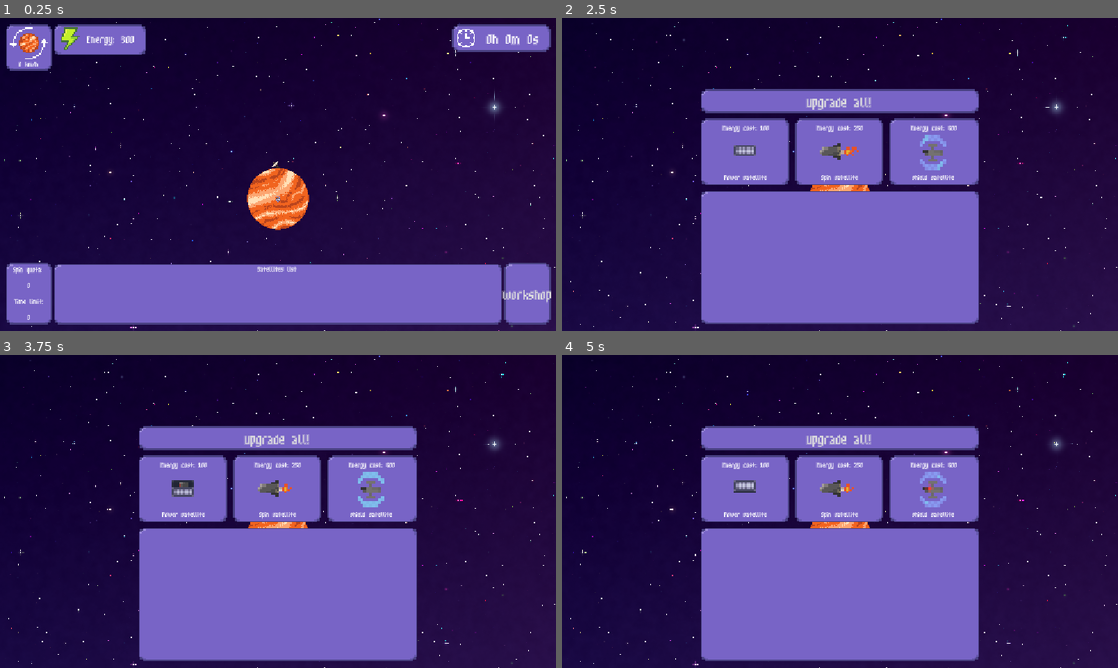
Above: before the commit, frames 1-4 (two rows, left to right).
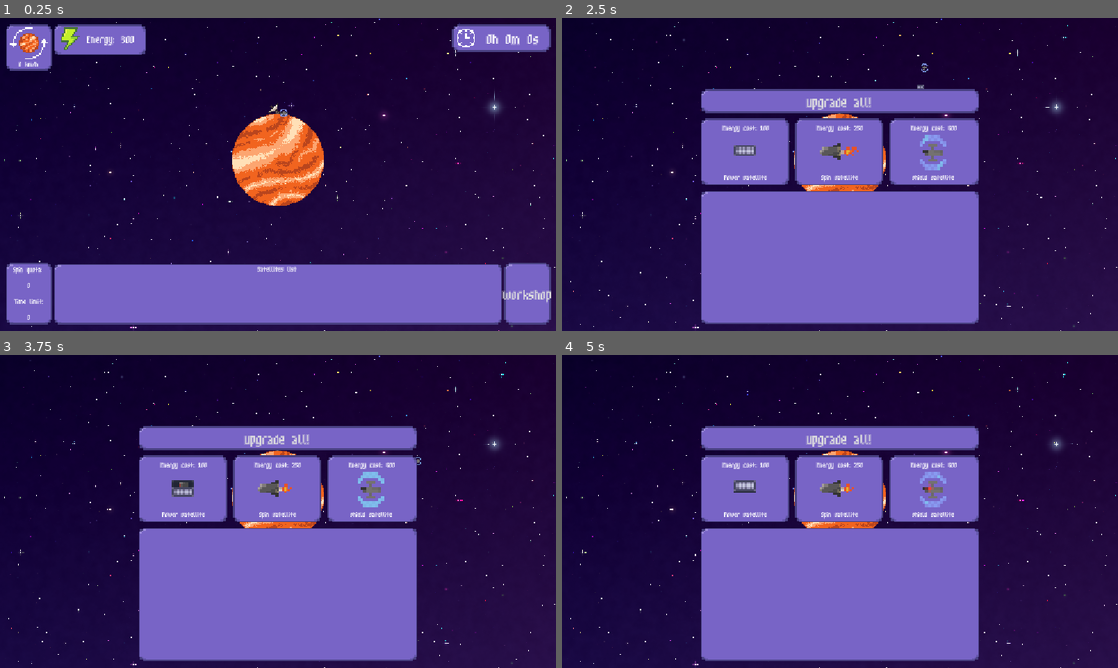
Above: after the commit, the same moments.

Repository: SpookyPlagueDoc777/Orbit-game
Game: Godot game, scene res://Scenes/Game/main_node.tscn
Same seed, same stepped clock (60 frames per second), same inputs: the game is played once before the commit and once after it.
Inputs (mouse positions are in pixels of both pictures, inside the frame that each line leads up to):
- Up to frame 1 (0.25 s): no input
- Up to frame 2 (2.5 s): click "workshop" at 0.5 s; tap Enter at 1.25 s; move the mouse to (962, 158) at 1.27 s; click (962, 158) at 1.42 s; move the mouse to (728, 190) at 2.02 s; click (728, 190) at 2.17 s
- Up to frame 3 (3.75 s): move the mouse to (333, 442) at 2.77 s; click (333, 442) at 2.92 s; move the mouse to (250, 574) at 3.52 s; click (250, 574) at 3.67 s
- Up to frame 4 (5 s): move the mouse to (1006, 558) at 4.27 s; click (1006, 558) at 4.42 s

The runs differ from the first frame. In frame 1, 4.3% of the frame differs, in the area x 41-59%, y 27-68%; in frame 2, 0.3%; in frame 3, 0.3%; in frame 4, 0.3%.

Commit message:
Fixed satellites
They now launch

Diff:
--- a/Code/Game/Satellites/power_satellite.gd
+++ b/Code/Game/Satellites/power_satellite.gd
@@ -6,12 +6,14 @@
 	satellitename = "Power Satellite"
 	health = 2
 	facesplanet = false
-	orbitradius = 400
+	orbitradius = 150
 
 	## Satellite stats
 	satenergyprod = 5
 	satenergylaunch = 100
 	satspinprod = 0
 
+	launch()
+
 func _process(delta: float) -> void:
-	pass
+	update_position()
--- a/Code/Game/Satellites/shield_satellite.gd
+++ b/Code/Game/Satellites/shield_satellite.gd
@@ -6,13 +6,14 @@
 	satellitename = "Shield Satellite"
 	health = 20
 	facesplanet = false
-	orbitradius = 400
+	orbitradius = 200
 
 	## Satellite stats
 	satenergyprod = 0
 	satenergylaunch = 600
 	satspinprod = 0
 
+	launch()
 
 func _process(delta: float) -> void:
-	pass
+	update_position()
--- a/Code/Game/Satellites/spin_satellite.gd
+++ b/Code/Game/Satellites/spin_satellite.gd
@@ -6,12 +6,14 @@
 	satellitename = "Spin Satellite"
 	health = 5
 	facesplanet = false
-	orbitradius = 400
+	orbitradius = 150
 
 	## Satellite stats
 	satenergyprod = 0
 	satenergylaunch = 500
 	satspinprod = 0.0005
 
+	launch()
+
 func _process(delta: float) -> void:
-	pass
+	update_position()
--- a/Code/Game/satellite.gd
+++ b/Code/Game/satellite.gd
@@ -16,33 +16,28 @@
 var orbitspeed: float
 var launchanimation: bool = true
 # Called when the node enters the scene tree for the first time.
-func _ready() -> void:
-	var tween: Tween = create_tween()
-	tween.set_ease(Tween.EASE_OUT)
-	tween.set_trans(Tween.TRANS_SINE)
-	$".".position = Vector2(50, -260)
-	print(position)
-	orbitspeed = sqrt(Global.G * Global.planetmass / orbitradius)
-	print(Vector2(orbitradius/cos(baseangle), -orbitradius/sin(baseangle)))
-	tween.tween_property($".","position", Vector2(orbitradius * cos(baseangle), -orbitradius * sin(baseangle)), sqrt(orbitradius)/10)
-	tween.emit_signal("finished")
-	tween.connect("finished", _on_animation_finished)
-	print(baseangle)
-
-
-
-# Called every frame. 'delta' is the elapsed time since the previous frame.
-func _process(delta: float) -> void:
-	if !launchanimation:
-		orbit_planet()
-	if facesplanet:
-		spin_satellite()
 
 func orbit_planet() -> void:
 	baseangle = fmod(baseangle + orbitspeed * get_process_delta_time() / orbitradius, (2 * PI))
 
 	position.x = orbitradius * cos(baseangle - PI/2)
 	position.y = orbitradius * sin(baseangle - PI/2)
+
+func launch() -> void:
+	var tween: Tween = create_tween()
+	tween.set_ease(Tween.EASE_IN)
+	tween.set_trans(Tween.TRANS_SINE)
+	$".".position = Vector2(7, -64)
+	orbitspeed = sqrt(Global.G * Global.planetmass / orbitradius)
+	tween.tween_property($".","position", Vector2(orbitradius * cos(baseangle), -orbitradius * sin(baseangle)), sqrt(orbitradius)/5)
+	tween.emit_signal("finished")
+	tween.connect("finished", _on_animation_finished)
+
+func update_position() -> void:
+	if !launchanimation:
+		orbit_planet()
+	if facesplanet:
+		spin_satellite()
 
 func spin_satellite() -> void:
 	rotation = baseangle
--- a/Code/Globals/global.gd
+++ b/Code/Globals/global.gd
@@ -2,7 +2,7 @@
 # In Petagrams
 
 const G: float = 66.743
-const planetmass: int = 1105716
+const planetmass: int = 40752
 
 # Called when the node enters the scene tree for the first time.
 func _ready() -> void:
--- a/Scenes/Game/game_scene.tscn
+++ b/Scenes/Game/game_scene.tscn
@@ -11,7 +11,8 @@
 script = ExtResource("1_ctr27")
 
 [node name="Camera2D" type="Camera2D" parent="." unique_id=1016955510]
-position = Vector2(0, -50)
+position = Vector2(0, 20)
+zoom = Vector2(1.5, 1.5)
 
 [node name="Planet" type="Node2D" parent="." unique_id=1177193644]
 
